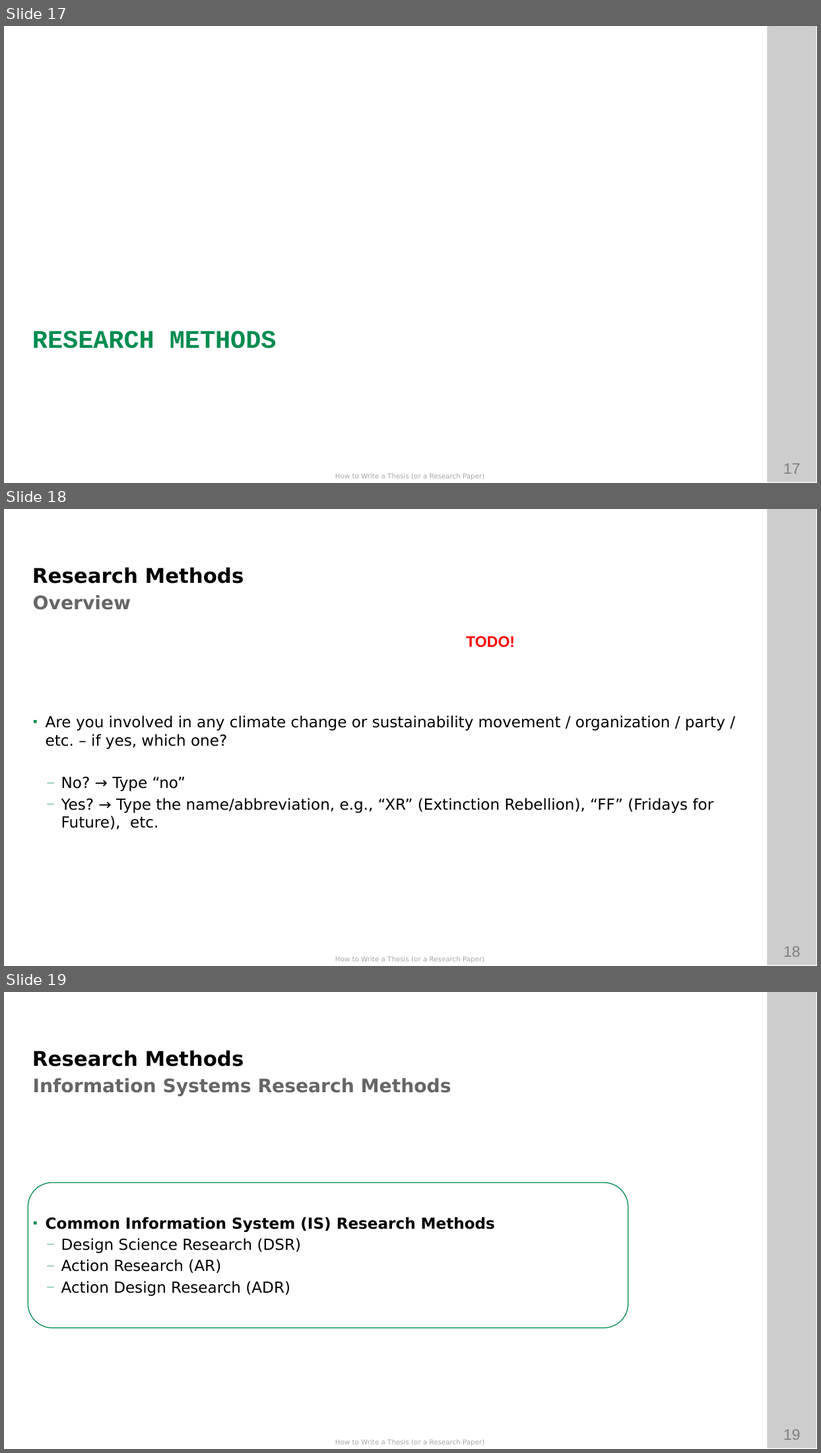
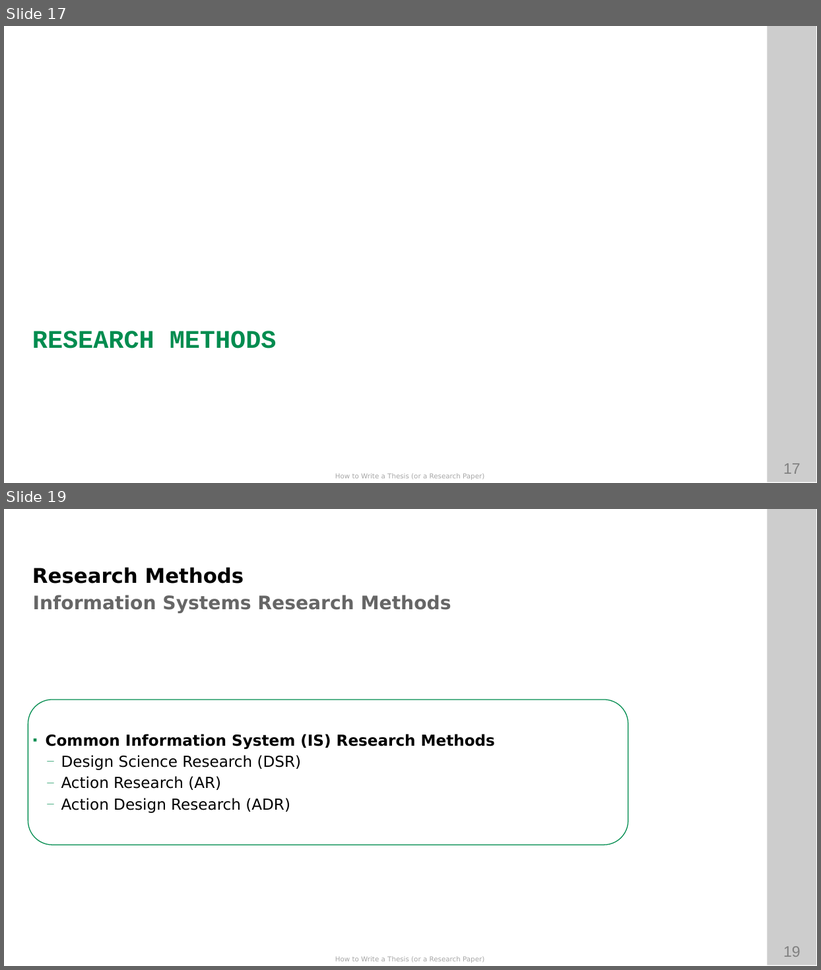
Before and after one commit to ETCE-LAB/How-To-Write-A-Paper-Thesis, a slide deck: How-to-Write-A-Paper-Thesis.pptx. Shown one above the other, each under a label of ours: slides 17, 18 and 19 before the commit, slides 17 and 19 after it; the slides between them are not shown. The pictures are 821x1453 and 821x970 pixels, drawn with LibreOffice and Linux fonts; fonts in the diff are those of the drawing; background and template pictures are left out. Boxes give left, top, right and bottom in pixels: in the first picture for what was removed or moved away, otherwise in the second. Text is boxed around its words. In the diff, an @@ line names an element or a change of style, - is before the commit and + after.

```diff
--- a/How-to-Write-A-Paper-Thesis.pptx
+++ b/How-to-Write-A-Paper-Thesis.pptx
@@ slide 18 removed at box(4, 509, 817, 966), background #FFFFFF; not listed: 4 template elements that a slide beside it also shows @@
@@ text removed at box(32, 567, 244, 584) @@
-Research Methods
@@ text removed at box(33, 595, 131, 610) @@
-Overview
@@ text removed at box(466, 636, 515, 648) @@
-TODO!
@@ text removed at box(46, 716, 725, 830) @@
-▪ Are you involved in any climate change or sustainability movement / organization / party / etc. – if yes, which one?
-  — No? → Type “no”
-  — Yes? → Type the name/abbreviation, e.g., “XR” (Extinction Rebellion), “FF” (Fridays for Future), etc.
```
Also in this commit, not shown: 12 slides changed, 6 slides added, 1 other slide removed, 3 other files.
